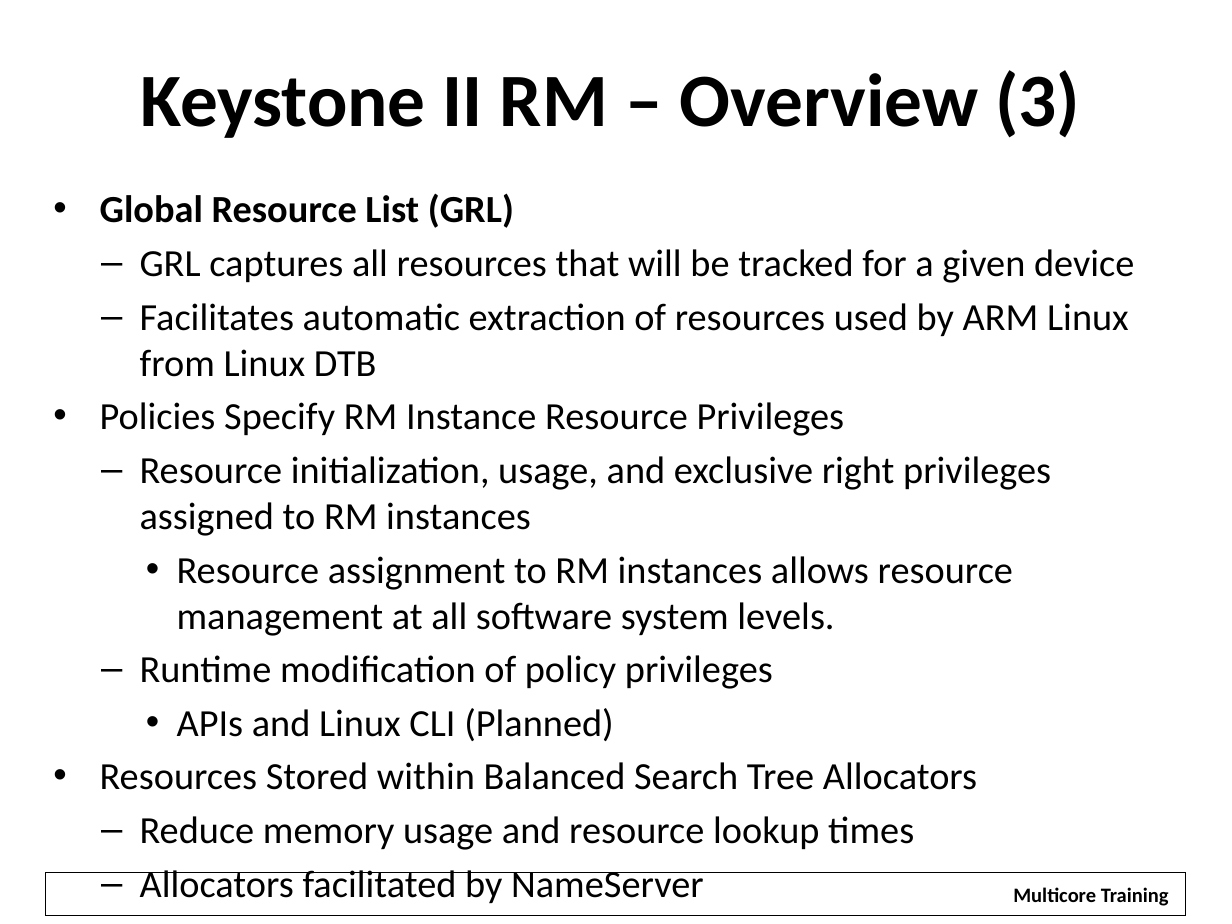
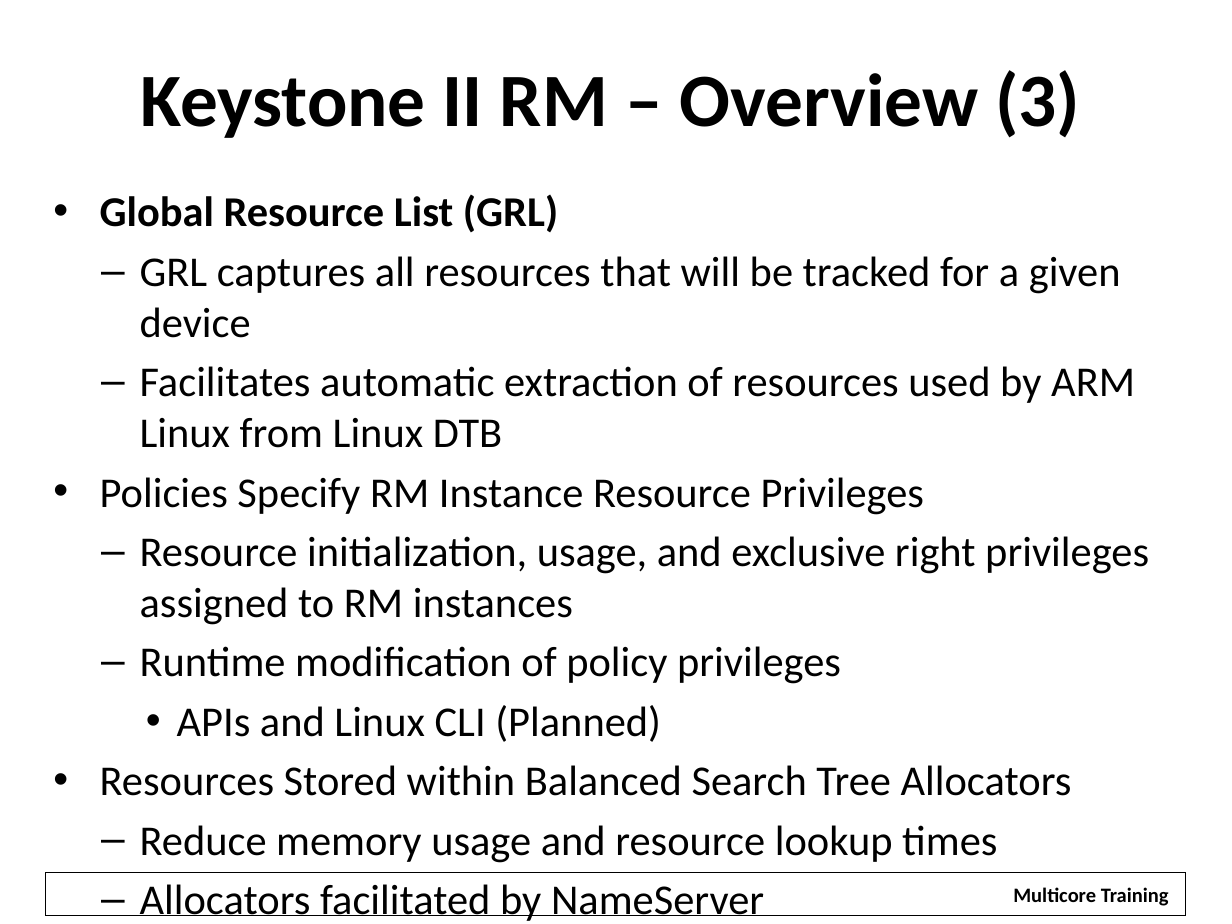
Before and after one commit to hari1989/keystone-workshop, a slide deck: slide 47 of preliminary/Working/presentations/KeyStoneArmDspWorkingTogether.pptx (slide 48 before the commit). Drawn at 1232x924 pixels with LibreOffice and Linux fonts; fonts in the diff are those of the drawing; background and template pictures are left out. Boxes give left, top, right and bottom in pixels: in the first picture for what was removed or moved away, otherwise in the second. Text is boxed around its words. In the diff, an @@ line names an element or a change of style, - is before the commit and + after.

```diff
--- a/preliminary/Working/presentations/KeyStoneArmDspWorkingTogether.pptx
+++ b/preliminary/Working/presentations/KeyStoneArmDspWorkingTogether.pptx
@@ text "Global Resource List (GRL)" at (100,195,1149,863): size 22.4 to 24.8 pt @@
@@ text at (177,556,1013,636): paragraph removed @@
-    • Resource assignment to RM instances allows resource management at all software system levels.
```
Also in this commit, not shown: 20 other slides changed, 8 slides added, 2 slides removed.
